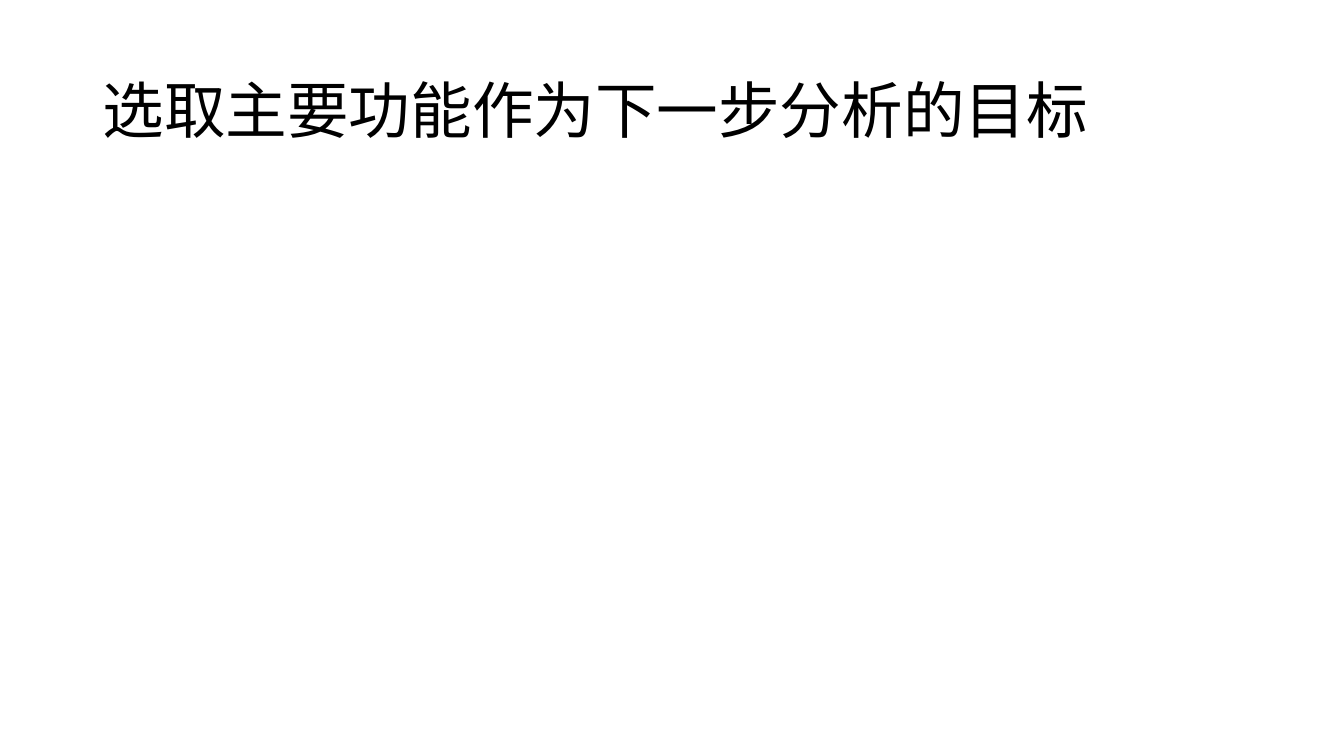
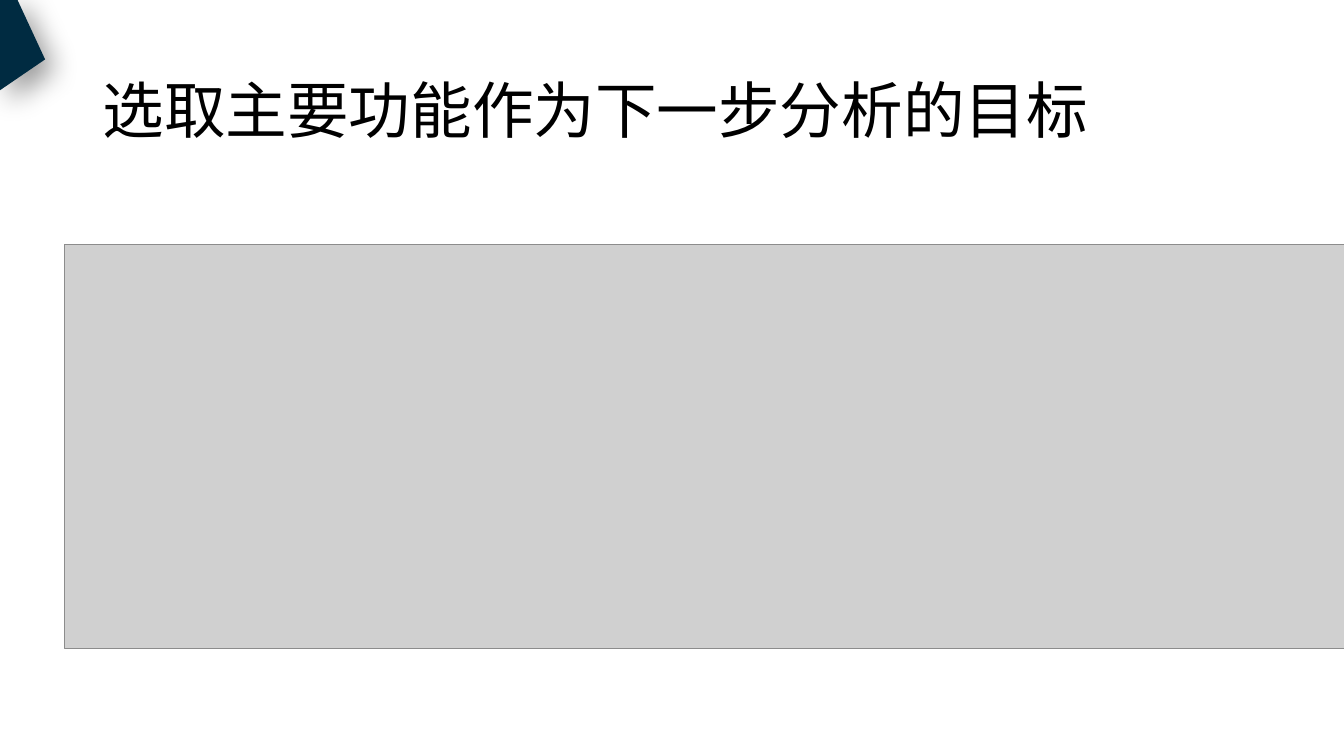
Before and after one commit to ShoeBoy/ZooKeeper, a slide deck: slide 26 of 20181102_zookeeper_shubo.pptx (slide 9 before the commit). Drawn at 1344x756 pixels with LibreOffice and Linux fonts; fonts in the diff are those of the drawing; grey boxes stand for pictures. Boxes give left, top, right and bottom in pixels: in the first picture for what was removed or moved away, otherwise in the second. Text is boxed around its words. In the diff, an @@ line names an element or a change of style, - is before the commit and + after.

```diff
--- a/20181102_zookeeper_shubo.pptx
+++ b/20181102_zookeeper_shubo.pptx
@@ freeform shape added at [0,0,45,91], fill #002B41 @@
@@ picture added at [65,245,1344,648] @@
```
Also in this commit, not shown: 8 other slides changed, 32 slides added, 2 slides removed.
